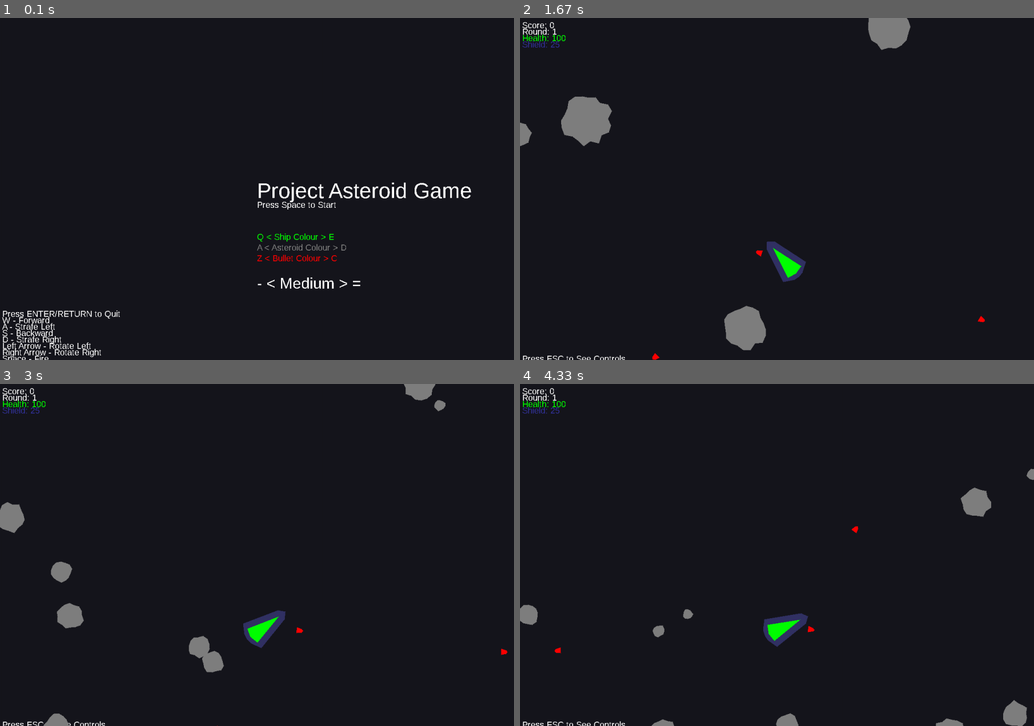
Above: before the commit, frames 1-4 (two rows, left to right).
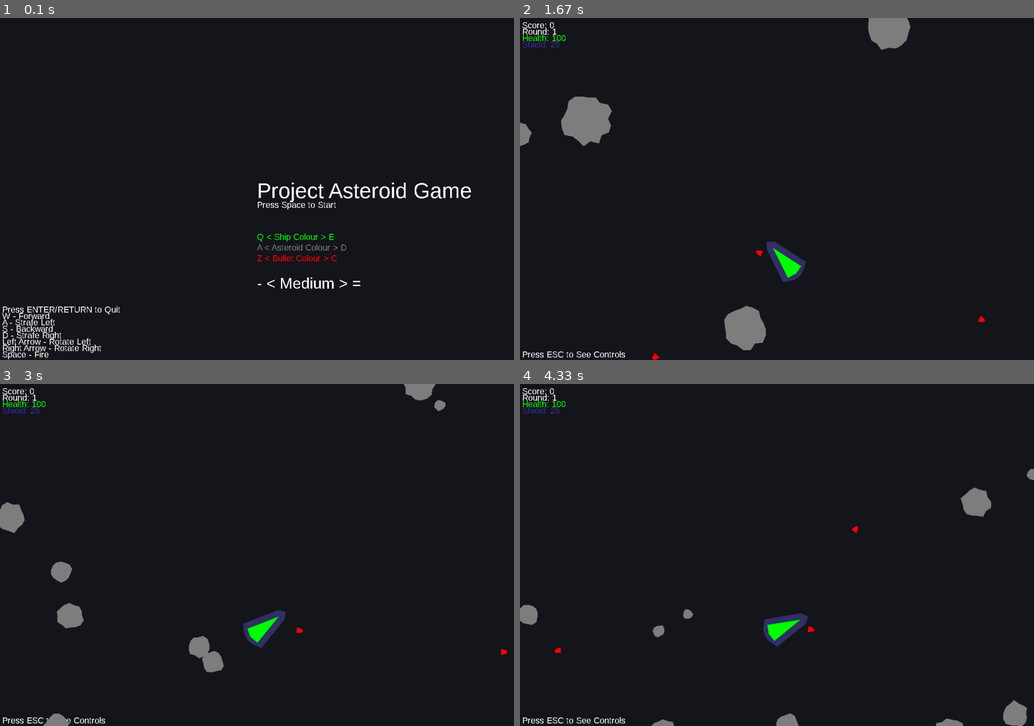
Above: after the commit, the same moments.

Repository: Mattew98/Asteroid-Pygame
Game: pygame game, started from main.py
Same seed, same stepped clock (60 frames per second), same inputs: the game is played once before the commit and once after it.
Inputs:
- Up to frame 1 (0.1 s): no input
- Up to frame 2 (1.67 s): tap Space at 0.33, 0.73, 1.03, 1.57 s; hold S 0.67-1.13 s; hold Right 0.67-1.13 s; tap Z at 0.82 s; tap D at 1.17 s; hold Right from 1.5 s (still down)
- Up to frame 3 (3 s): tap Space at 1.87, 2.07, 2.37, 2.57, 2.87 s; release Right at 1.97 s; hold Right 2-2.47 s; tap Z at 2.15 s; hold Left from 2.5 s (still down); tap E at 2.65 s
- Up to frame 4 (4.33 s): release Left at 3.03 s; hold Left 3.07-3.47 s; tap Space at 3.13, 3.43, 3.57, 3.87, 4.23 s; hold Right 3.5-4.13 s; tap Z at 3.65 s; hold Left from 4.17 s (still down); tap E at 4.32 s

The runs differ from the first frame. In frame 1, 1.4% of the frame differs, in the area x 0-24%, y 84-100%; in frame 2, 0.2%; in frame 3, 0.2%; in frame 4, 0.2%.

Commit message:
Update 1.2

Diff:
--- a/classes.py
+++ b/classes.py
@@ -34,6 +34,14 @@
         dx, dy = dx / distance * self.speed, dy / distance * self.speed
         self.x += dx
         self.y += dy
+        if self.x < (0 - self.size):
+            self.x = conf.WIDTH + self.size
+        elif self.x > (conf.WIDTH + self.size):
+            self.x = 0 - self.size
+        if self.y < (0 - self.size):
+            self.y = conf.HEIGHT + self.size
+        elif self.y > (conf.HEIGHT + self.size):
+            self.y = 0 - self.size
 
     def rotate(self, direction): # Function that rotates the ship (changes its angle)
         self.angle += direction
--- a/functions.py
+++ b/functions.py
@@ -37,16 +37,16 @@
 
 def controls_view(screen, status, font): # Grouped write_text() functions to keep code concise and avoid repetition every time the control guide is mentioned
     if status:
-        write_text(screen, font, "Press ENTER/RETURN to Quit", 5, 680, conf.WHITE)
-        write_text(screen, font, "W - Forward", 5, 695, conf.WHITE)
-        write_text(screen, font, "A - Strafe Left", 5, 710, conf.WHITE)
-        write_text(screen, font, "S - Backward", 5, 725, conf.WHITE)
-        write_text(screen, font, "D - Strafe Right", 5, 740, conf.WHITE)
-        write_text(screen, font, "Left Arrow - Rotate Left", 5, 755, conf.WHITE)
-        write_text(screen, font, "Right Arrow - Rotate Right", 5, 770, conf.WHITE)
-        write_text(screen, font, "Space - Fire", 5, 785, conf.WHITE)
+        write_text(screen, font, "Press ENTER/RETURN to Quit", 5, 670, conf.WHITE)
+        write_text(screen, font, "W - Forward", 5, 685, conf.WHITE)
+        write_text(screen, font, "A - Strafe Left", 5, 700, conf.WHITE)
+        write_text(screen, font, "S - Backward", 5, 715, conf.WHITE)
+        write_text(screen, font, "D - Strafe Right", 5, 730, conf.WHITE)
+        write_text(screen, font, "Left Arrow - Rotate Left", 5, 745, conf.WHITE)
+        write_text(screen, font, "Right Arrow - Rotate Right", 5, 760, conf.WHITE)
+        write_text(screen, font, "Space - Fire", 5, 775, conf.WHITE)
     else:
-        write_text(screen, font, "Press ESC to See Controls", 5, 785, conf.WHITE)
+        write_text(screen, font, "Press ESC to See Controls", 5, 775, conf.WHITE)
 
 def cycle(array,current_index,direction): # Handles any cycle through an array (used for colour and difficulty picking from config options)
     if direction == "Left":
--- a/main.py
+++ b/main.py
@@ -211,7 +211,7 @@
         # Handle events
         for event in pygame.event.get():
             if event.type == pygame.QUIT:
-                running = False     #This stops the inf loop (closing the game) - extremely important, do not alter unless you know what you are doing
+                running = False # This stops the inf loop (closing the game) - extremely important, do not alter unless you know what you are doing
 
         # Handle ship controls
         keys = pygame.key.get_pressed()
@@ -231,9 +231,9 @@
         if keys[pygame.K_d]:
             ship.move_towards(ship.x+conf.SHIP_SPEED,ship.y) # Move right
         if keys[pygame.K_LEFT]:
-            ship.rotate(-conf.SHIP_SPEED)  # Rotate counterclockwise
+            ship.rotate(-conf.SHIP_SPEED) # Rotate counterclockwise
         if keys[pygame.K_RIGHT]:
-            ship.rotate(conf.SHIP_SPEED)  # Rotate clockwise
+            ship.rotate(conf.SHIP_SPEED) # Rotate clockwise
         if keys[pygame.K_SPACE]:
             if not shooting:
                 new_bullet = gclass.Bullet(ship.x, ship.y, ship.angle)
@@ -252,8 +252,8 @@
                 debris.remove(bullet)
 
         # Move and draw asteroids
-        asteroids_to_remove = []  # List of asteroids to remove
-        new_asteroids = []  # List of new asteroids to add
+        asteroids_to_remove = [] # List of asteroids to remove
+        new_asteroids = [] # List of new asteroids to add
 
         # Check for collisions
         for asteroid in asteroids:
@@ -261,13 +261,13 @@
             asteroid.draw()
             # Check for collisions
             for collider in debris:
-                if math.sqrt((asteroid.x - collider.x)**2+(asteroid.y - collider.y)**2) < asteroid.size + collider.size and collider != asteroid: # Use the size for an in initial circular hitbox
+                if math.sqrt((asteroid.x - collider.x)**2+(asteroid.y - collider.y)**2) < asteroid.size + collider.size and collider != asteroid: # Use the size for an initial circular hitbox
                     colliding = func.collide(collider.vertices,asteroid.vertices) # Refine hitbox using object's vertices
                     if colliding == True:
                         error, error_message = func.validate(collider.type, str,(0,0), "class.type attribute")
                         # Calculate new angle for deflected asteroid
                         ang = (math.degrees(math.atan((collider.y-asteroid.y)/(collider.x-asteroid.x)))) % 360 # Get angle between 0 and 360 to make it clearer for debugging
-                        if collider.x < asteroid.x:
+                        if collider.x < asteroid.x: # Account for arctan only having a domain of -pi/2 to pi/2
                             ang += 180
                         if collider.type == "Bullet":
                             # Mark the asteroid for removal and split it into new asteroids
